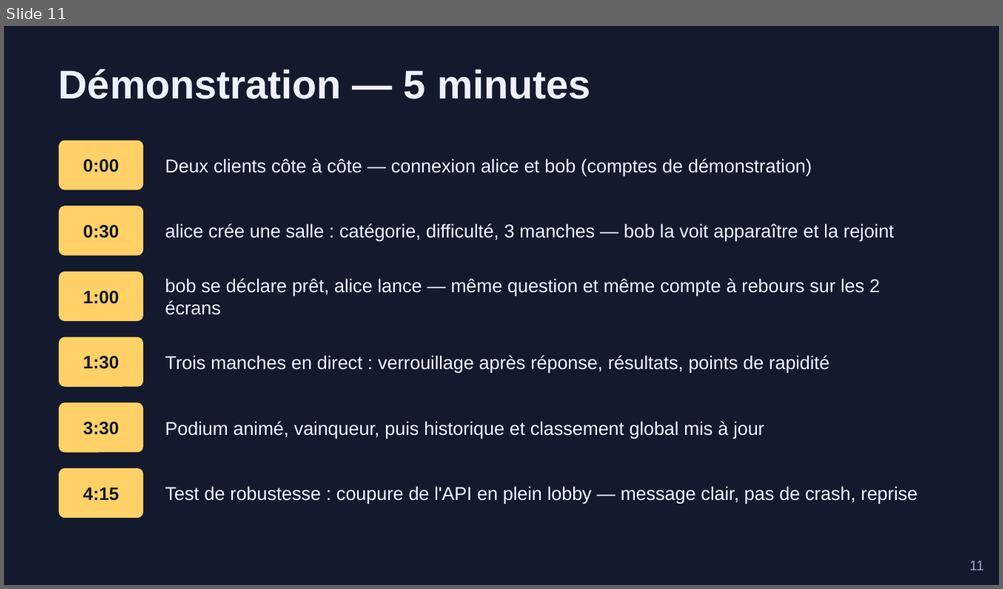
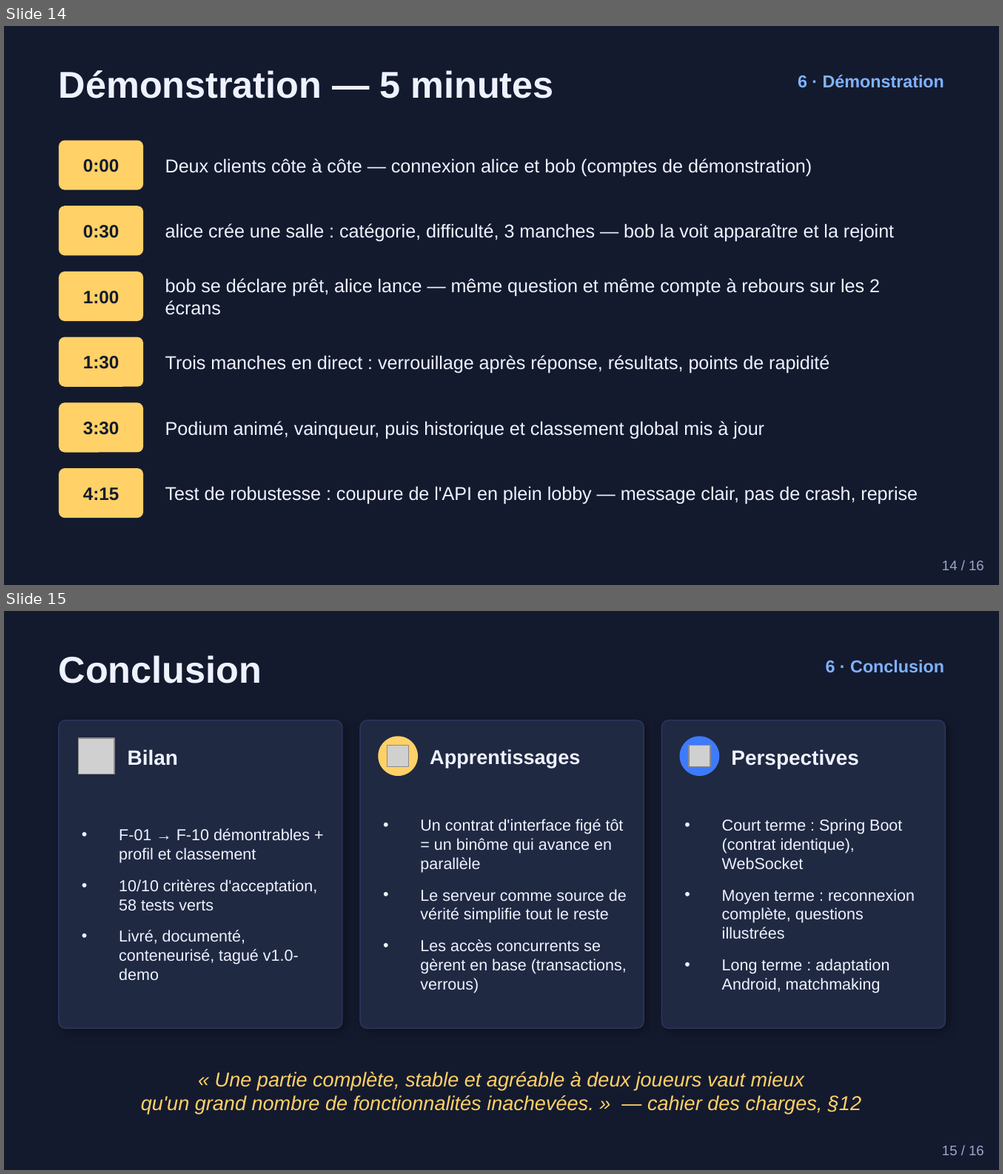
Before and after one commit to AdaMakchi/android-project-adham-marrakchi, a slide deck: docs/Soutenance_QuizArena.pptx. Shown one above the other, each under a label of ours: slide 11 before the commit, slides 14 and 15 after it. The pictures are 1003x589 and 1003x1174 pixels, drawn with LibreOffice and Linux fonts; fonts in the diff are those of the drawing; grey boxes stand for pictures. Boxes give left, top, right and bottom in pixels: in the first picture for what was removed or moved away, otherwise in the second. Text is boxed around its words. In the diff, an @@ line names an element or a change of style, - is before the commit and + after.

```diff
--- a/docs/Soutenance_QuizArena.pptx
+++ b/docs/Soutenance_QuizArena.pptx
@@ slide 15 added at <box>4,611,999,1170</box>, background #141A2E @@
@@ text added at <box>59,655,262,684</box>, 27 pt, text #EEF2FF, bold @@
+Conclusion
@@ text added at <box>825,660,944,673</box>, 12.5 pt, text #7FB2FF, bold @@
+6 · Conclusion
@@ rounded rectangle added at <box>59,721,342,1028</box>, fill #202942, outline #2B3660 0.75 pt @@
@@ rounded rectangle added at <box>360,721,643,1028</box>, fill #202942, outline #2B3660 0.75 pt @@
@@ rounded rectangle added at <box>661,721,945,1028</box>, fill #202942, outline #2B3660 0.75 pt @@
@@ picture added at <box>79,738,114,774</box> @@
@@ ellipse added at <box>378,736,418,776</box>, fill #FFD166 @@
@@ ellipse added at <box>680,736,719,776</box>, fill #3D7BFD @@
@@ text added at <box>128,749,178,766</box>, 15 pt, text #EEF2FF, bold @@
+Bilan
@@ picture added at <box>387,745,409,767</box> @@
@@ text added at <box>430,749,580,768</box>, 14.5 pt, text #EEF2FF, bold @@
+Apprentissages
@@ picture added at <box>688,745,710,767</box> @@
@@ text added at <box>731,749,859,769</box>, 15 pt, text #EEF2FF, bold @@
+Perspectives
@@ text added at <box>119,829,317,980</box>, 11.5 pt, text #EEF2FF @@
+• F-01 → F-10 démontrables + profil et classement
+• 10/10 critères d'acceptation, 58 tests verts
+• Livré, documenté, conteneurisé, tagué v1.0-demo
@@ text added at <box>420,819,626,994</box>, 11.5 pt, text #EEF2FF @@
+• Un contrat d'interface figé tôt = un binôme qui avance en parallèle
+• Le serveur comme source de vérité simplifie tout le reste
+• Les accès concurrents se gèrent en base (transactions, verrous)
@@ text added at <box>722,819,914,994</box>, 11.5 pt, text #EEF2FF @@
+• Court terme : Spring Boot (contrat identique), WebSocket
+• Moyen terme : reconnexion complète, questions illustrées
+• Long terme : adaptation Android, matchmaking
@@ text added at <box>141,1072,861,1114</box>, 14.5 pt, text #FFD166, italic @@
+« Une partie complète, stable et agréable à deux joueurs vaut mieux
+qu'un grand nombre de fonctionnalités inachevées. » — cahier des charges, §12
@@ text added at <box>942,1146,984,1156</box>, 10 pt, text #9AA7CC @@
+15 / 16
@@ what was slide 11 is now slide 14 @@
@@ slide 14 changed as well @@
@@ text "Démonstration — 5 minutes" at <box>59,70,554,99</box>: size 29 to 27 pt @@
@@ text added at <box>797,75,944,88</box>, 12.5 pt, text #7FB2FF, bold @@
+6 · Démonstration
@@ text added at <box>942,561,984,571</box>, 10 pt, text #9AA7CC @@
+14 / 16
@@ text removed at <box>969,561,983,571</box> @@
-11
```
Also in this commit, not shown: 6 other slides changed, 8 other slides added, 5 slides removed.
